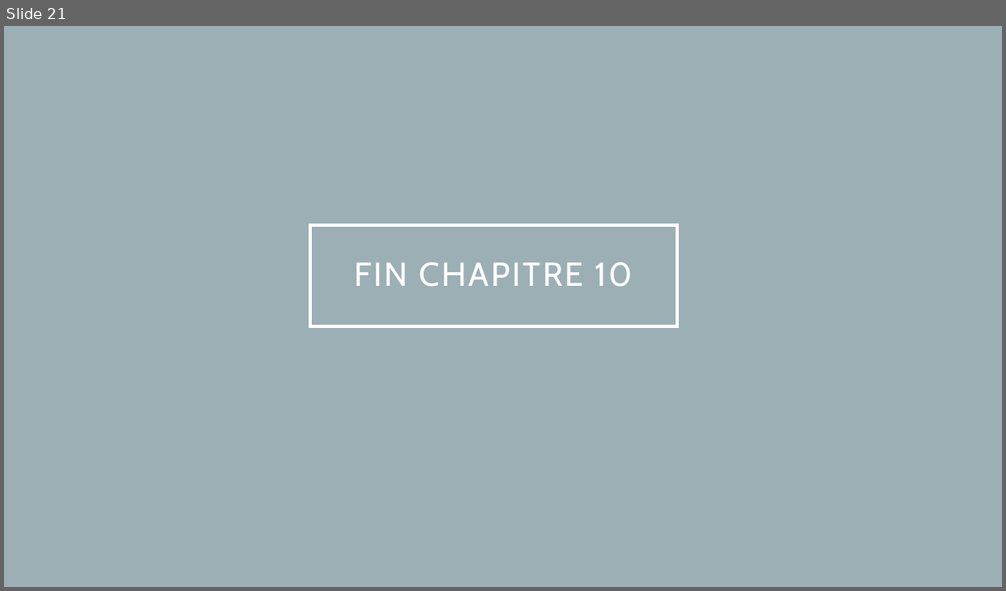
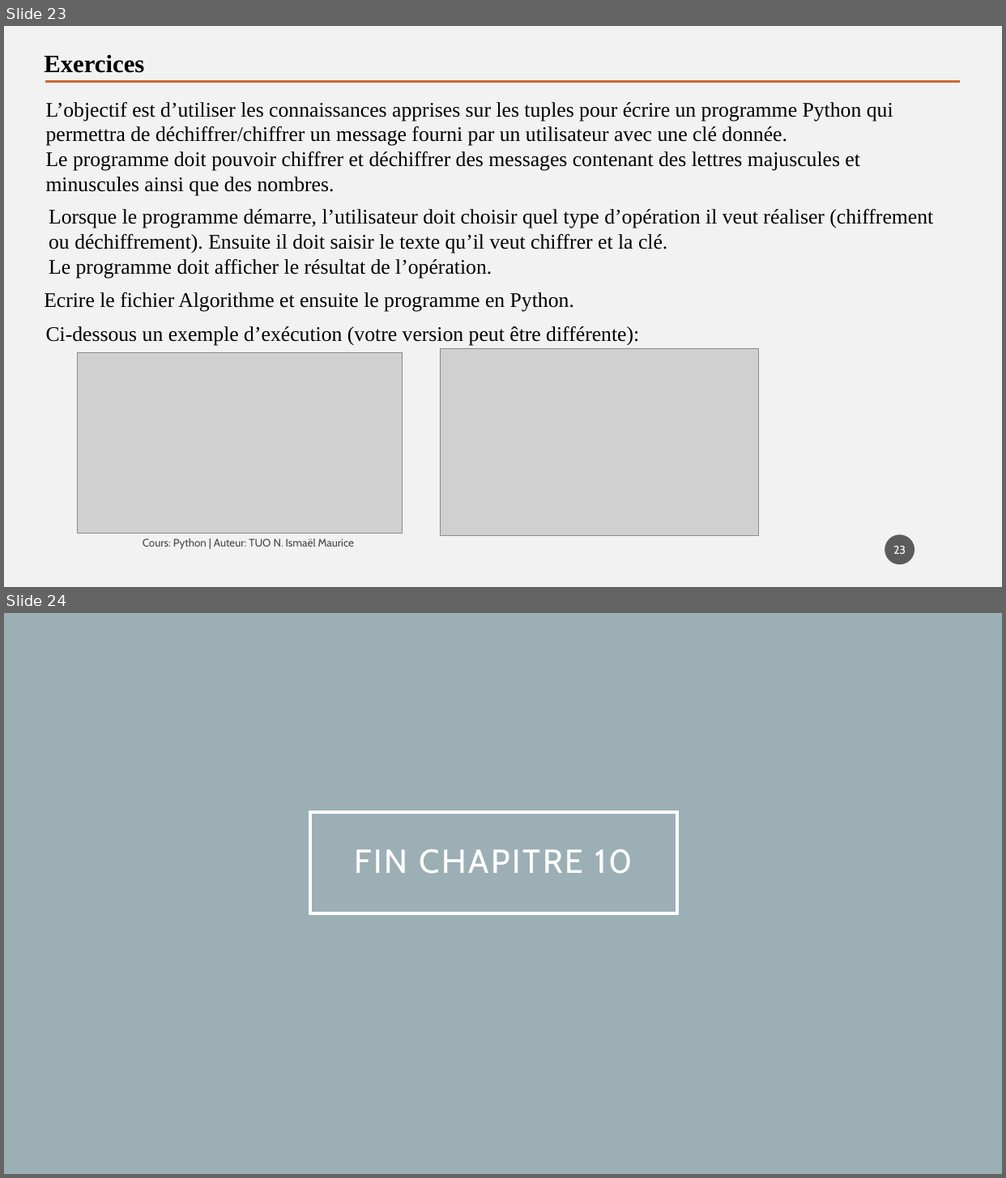
Before and after one commit to tisma95/cours-python, a slide deck: source/Chapitre 10 - Les tuples.pptx. Shown one above the other, each under a label of ours: slide 21 before the commit, slides 23 and 24 after it. The pictures are 1006x591 and 1006x1178 pixels, drawn with LibreOffice and Linux fonts; fonts in the diff are those of the drawing; grey boxes stand for pictures. Boxes give left, top, right and bottom in pixels: in the first picture for what was removed or moved away, otherwise in the second. Text is boxed around its words. In the diff, an @@ line names an element or a change of style, - is before the commit and + after.

Commit message:
Feat(mini-projet): Chiffre de Vigenère dans les listes et tuples

```diff
--- a/source/Chapitre 10 - Les tuples.pptx
+++ b/source/Chapitre 10 - Les tuples.pptx
@@ slide 23 added at [4, 26, 1002, 587], background #F2F2F2 @@
@@ text added at [44, 54, 144, 73], 24 pt, text #000000, bold @@
+Exercices
@@ line added from (45, 81) to (960, 81), #C96731 2.5 pt @@
@@ text added at [46, 102, 893, 196], 20 pt, text #000000 @@
+L’objectif est d’utiliser les connaissances apprises sur les tuples pour écrire un programme Python qui permettra de déchiffrer/chiffrer un message fourni par un utilisateur avec une clé donnée.
+Le programme doit pouvoir chiffrer et déchiffrer des messages contenant des lettres majuscules et minuscules ainsi que des nombres.
@@ text added at [49, 209, 933, 278], 20 pt, text #000000 @@
+Lorsque le programme démarre, l’utilisateur doit choisir quel type d’opération il veut réaliser (chiffrement ou déchiffrement). Ensuite il doit saisir le texte qu’il veut chiffrer et la clé.
+Le programme doit afficher le résultat de l’opération.
@@ text added at [44, 292, 574, 312], 20 pt, text #000000 @@
+Ecrire le fichier Algorithme et ensuite le programme en Python.
@@ text added at [46, 327, 639, 346], 20 pt, text #000000 @@
+Ci-dessous un exemple d’exécution (votre version peut être différente):
@@ picture added at [78, 353, 403, 534] @@
@@ picture added at [441, 348, 759, 536] @@
@@ page number added at [885, 535, 915, 565], fill #1D1D1D at 70% opacity, 11 pt, text #FFFFFF @@
+23
@@ text added at [143, 539, 354, 550], 10.5 pt, text #000000 at 70% opacity @@
+Cours: Python | Auteur: TUO N. Ismaël Maurice
@@ what was slide 21 is now slide 24 @@
```
Also in this commit, not shown: 2 other slides added, 3 other files.
